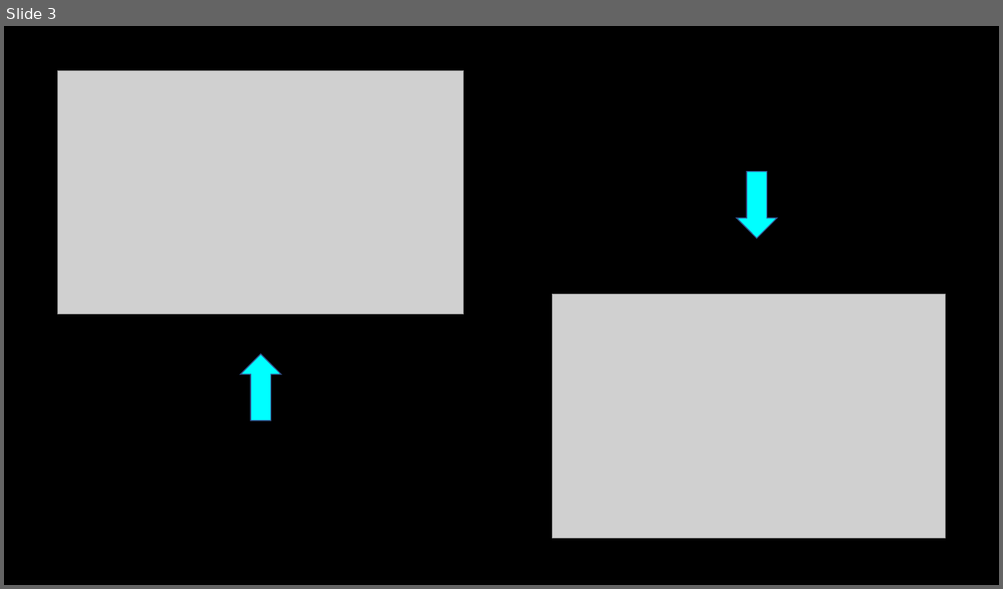
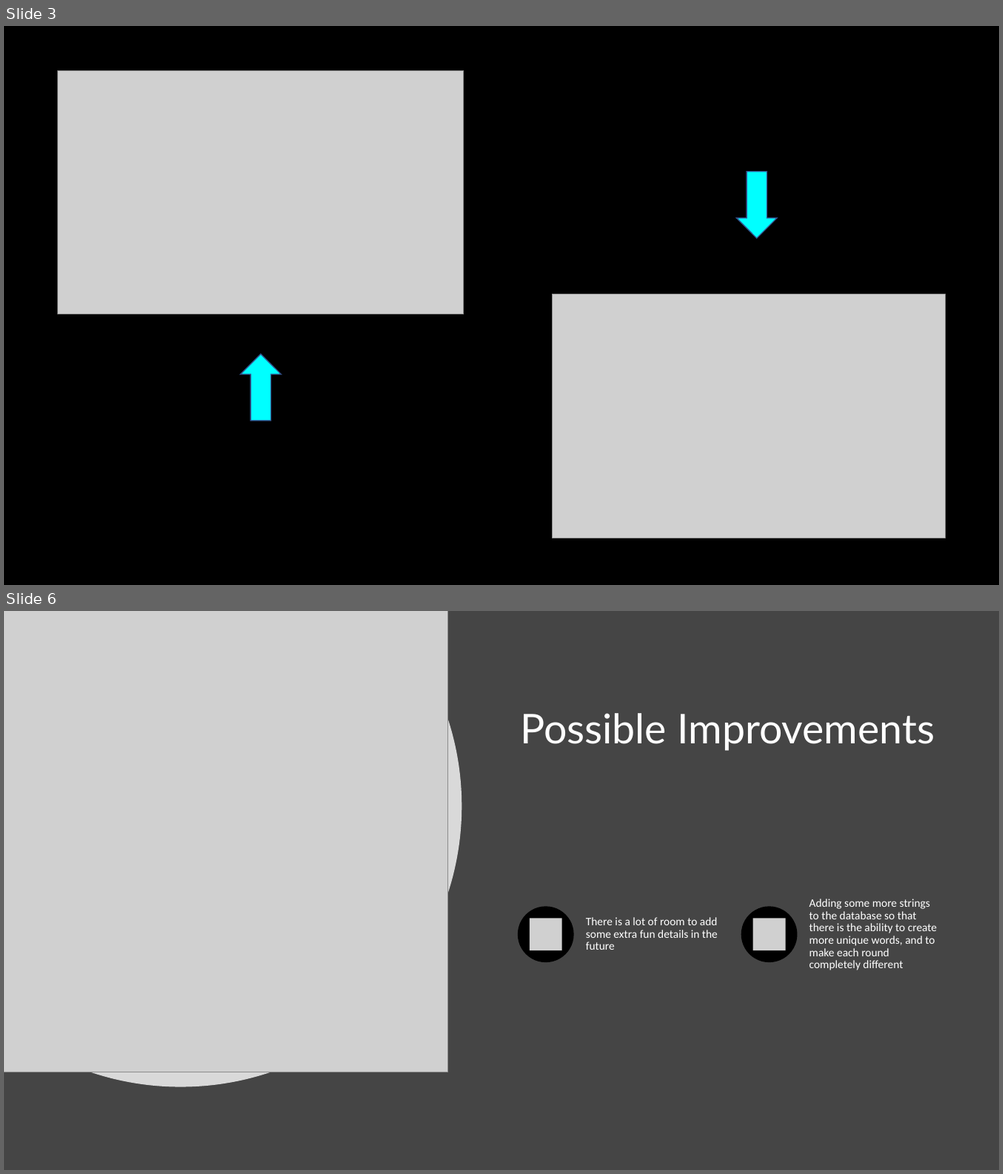
Before and after one commit to josh-mcdaniel/p2-group-4, a slide deck: P2 PowerPoint.pptx. Shown one above the other, each under a label of ours: slide 3 before the commit, slides 3 and 6 after it; the slides between them are not shown. The pictures are 1003x589 and 1003x1174 pixels, drawn with LibreOffice and Linux fonts; fonts in the diff are those of the drawing; grey boxes stand for pictures. Boxes give left, top, right and bottom in pixels: in the first picture for what was removed or moved away, otherwise in the second. Text is boxed around its words. In the diff, an @@ line names an element or a change of style, - is before the commit and + after.

```diff
--- a/P2 PowerPoint.pptx
+++ b/P2 PowerPoint.pptx
@@ slide 6 added at box(4, 611, 999, 1170), background #454545 @@
@@ freeform shape added at box(4, 611, 461, 1088), fill #FFFFFF at 80% opacity @@
@@ picture added at box(4, 611, 448, 1072) @@
@@ title added at box(520, 713, 934, 751), 39.6 pt, text #FFFFFF @@
+Possible Improvements
@@ group added at box(518, 899, 936, 971): 2 ellipses, 2 pictures, 2 texts @@
+There is a lot of room to add some extra fun details in the future
+Adding some more strings to the database so that there is the ability to create more unique words, and to make each round completely different
```
Also in this commit, not shown: 4 other slides added.
